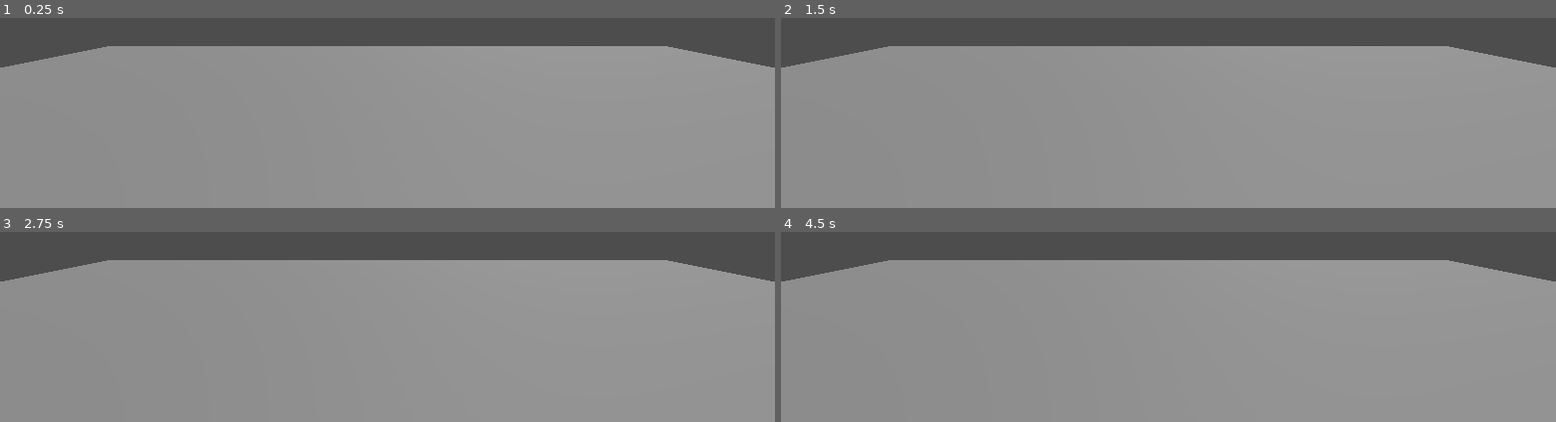
Above: before the commit, frames 1-4 (two rows, left to right).
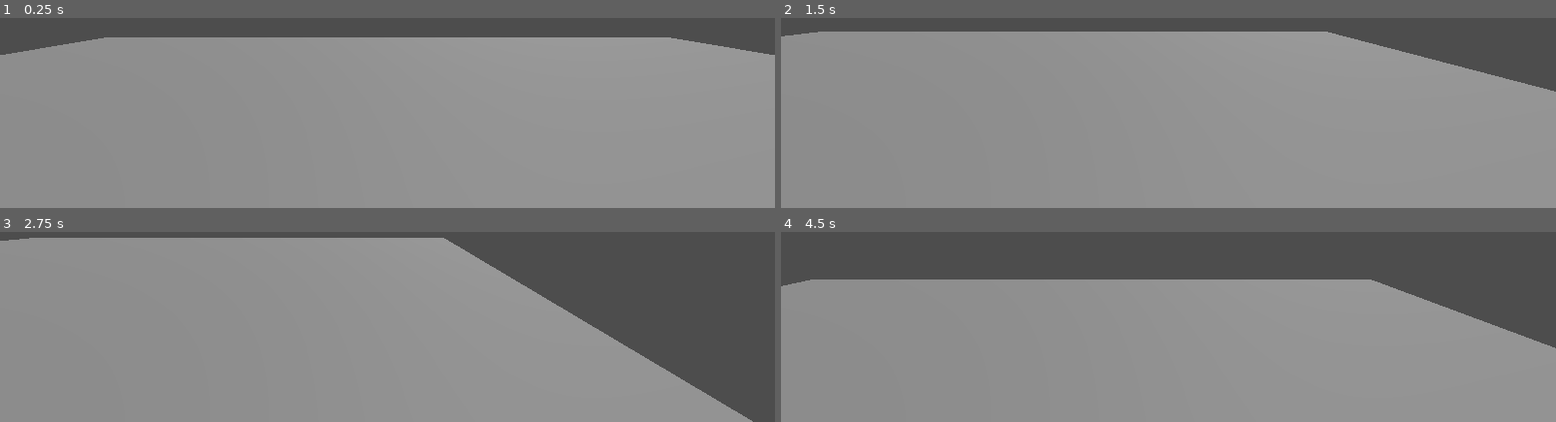
Above: after the commit, the same moments.

Repository: StudioXPEtudiant/25-26.QC.Me.S2.SecretduLaboratoire
Game: Godot game, scene res://teste_zone.tscn
Two runs of this game, one before a commit and one after it. Both use one fixed random seed, a clock stepped at 60 frames per second and the inputs below.
Inputs:
- Up to frame 1 (0.25 s): no input
- Up to frame 2 (1.5 s): tap Enter (ui_accept) at 0.5, 0.6, 0.77, 1.07, 1.35 s; hold Right (ui_right) 0.53-1.28 s; hold Down (ui_down) from 1.28 s (still down)
- Up to frame 3 (2.75 s): tap Enter (ui_accept) at 1.52, 1.82, 2.1 s; release Down (ui_down) at 2.03 s; hold Right (ui_right) from 2.03 s (still down)
- Up to frame 4 (4.5 s): release Right (ui_right) at 2.78 s; hold Up (ui_up) 2.78-3.53 s; tap Enter (ui_accept) at 2.85, 3.02, 3.32, 3.6, 3.77, 4.07, 4.35 s; hold Left (ui_left) from 3.53 s (still down)

The runs differ from the first frame. In frame 1, 4.9% of the frame differs, in the area x 0-100%, y 10-27%; in frame 2, 8.3%; in frame 3, 24%, in the area x 0-100%, y 3-100%; in frame 4, 13%.

Commit message:
Raphaël modification (10 decemnbre 2025)

Diff:
--- /dev/null
+++ b/Momevement.script.gd
@@ -0,0 +1,31 @@
+extends CharacterBody3D
+
+
+const SPEED = 5.0
+const JUMP_VELOCITY = 4.5
+
+# Get the gravity from the project settings to be synced with RigidBody nodes.
+var gravity = ProjectSettings.get_setting("physics/3d/default_gravity")
+
+
+func _physics_process(delta):
+	# Add the gravity.
+	if not is_on_floor():
+		velocity.y -= gravity * delta
+
+	# Handle jump.
+	if Input.is_action_just_pressed("ui_accept") and is_on_floor():
+		velocity.y = JUMP_VELOCITY
+
+	# Get the input direction and handle the movement/deceleration.
+	# As good practice, you should replace UI actions with custom gameplay actions.
+	var input_dir = Input.get_vector("ui_left", "ui_right", "ui_up", "ui_down")
+	var direction = (transform.basis * Vector3(input_dir.x, 0, input_dir.y)).normalized()
+	if direction:
+		velocity.x = direction.x * SPEED
+		velocity.z = direction.z * SPEED
+	else:
+		velocity.x = move_toward(velocity.x, 0, SPEED)
+		velocity.z = move_toward(velocity.z, 0, SPEED)
+
+	move_and_slide()
--- a/player.tscn
+++ b/player.tscn
@@ -1,4 +1,6 @@
-[gd_scene load_steps=3 format=3 uid="uid://qebksq6nsl1n"]
+[gd_scene load_steps=4 format=3 uid="uid://qebksq6nsl1n"]
+
+[ext_resource type="Script" path="res://Momevement.script.gd" id="1_161ul"]
 
 [sub_resource type="CapsuleMesh" id="CapsuleMesh_mpqn7"]
 
@@ -8,6 +10,7 @@
 [node name="Node3D" type="Node3D"]
 
 [node name="CharacterBody3D" type="CharacterBody3D" parent="."]
+script = ExtResource("1_161ul")
 
 [node name="MeshInstance3D" type="MeshInstance3D" parent="CharacterBody3D"]
 mesh = SubResource("CapsuleMesh_mpqn7")
